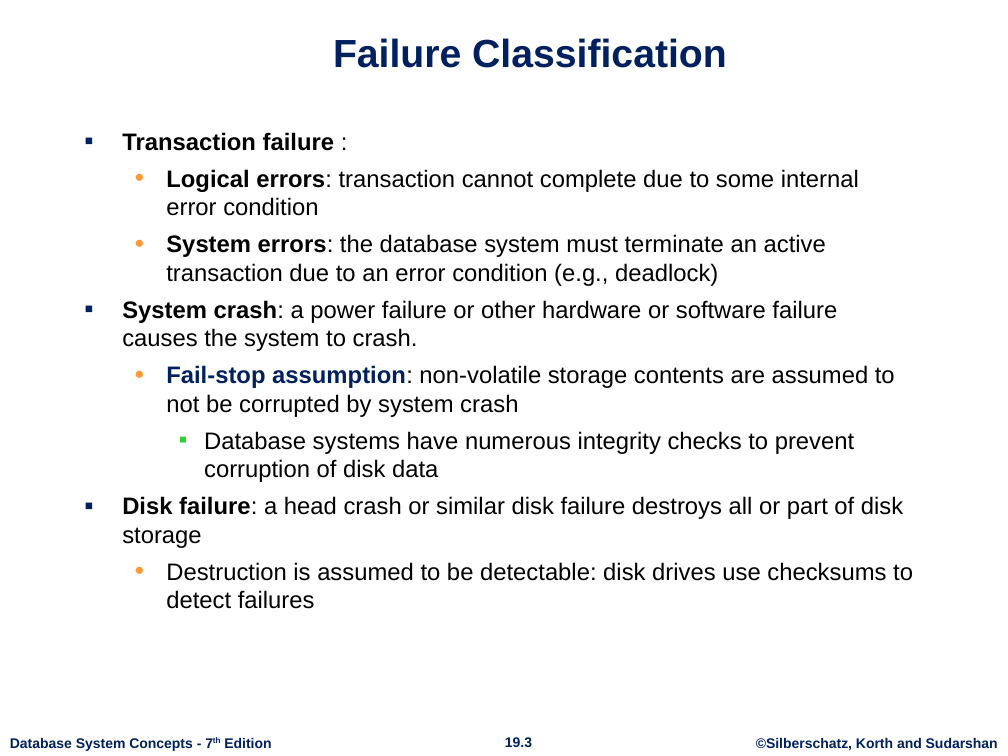
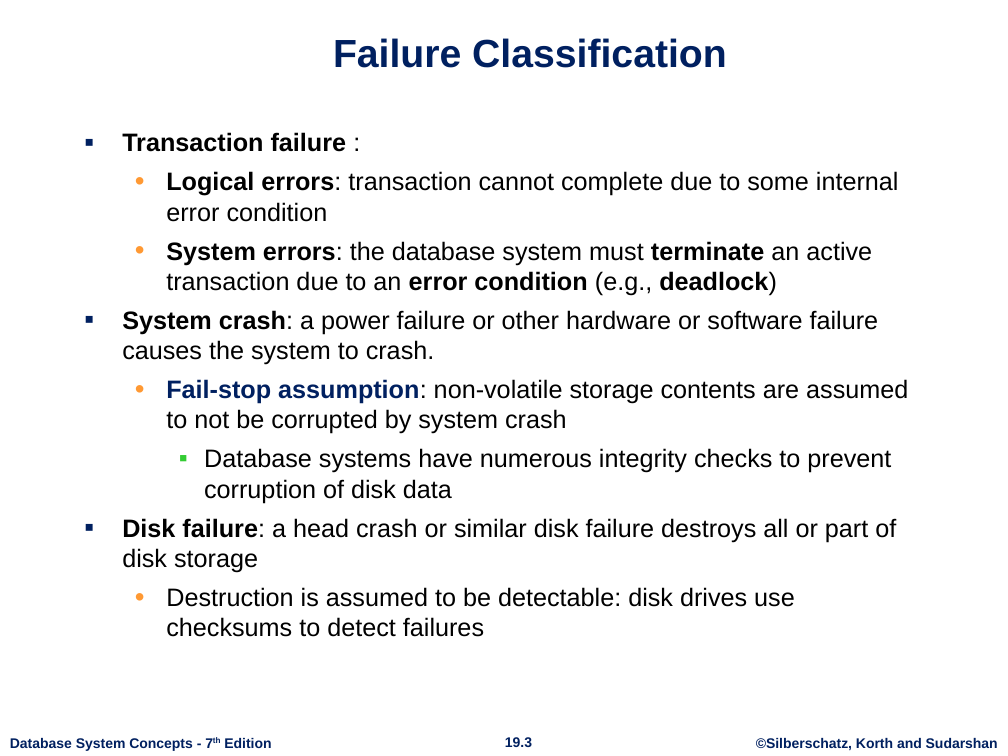
Before and after one commit to ataghinezhad/ataghinezhad.github.io, a slide deck: slide 3 of courses/downloads/temp/AdvanceDB Lec4. ch19.pptx. Drawn at 1008x756 pixels with LibreOffice and Linux fonts; fonts in the diff are those of the drawing; background and template pictures are left out. Boxes give left, top, right and bottom in pixels: in the first picture for what was removed or moved away, otherwise in the second. Text is boxed around its words. In the diff, an @@ line names an element or a change of style, - is before the commit and + after.

```diff
--- a/courses/downloads/temp/AdvanceDB Lec4. ch19.pptx
+++ b/courses/downloads/temp/AdvanceDB Lec4. ch19.pptx
@@ text "Transaction failure :" at [122, 132, 908, 637]: size 17 to 18 pt; bold on in "terminate error condition deadlock)" @@
```
Also in this commit, not shown: 8 other slides changed, 4 other files.
